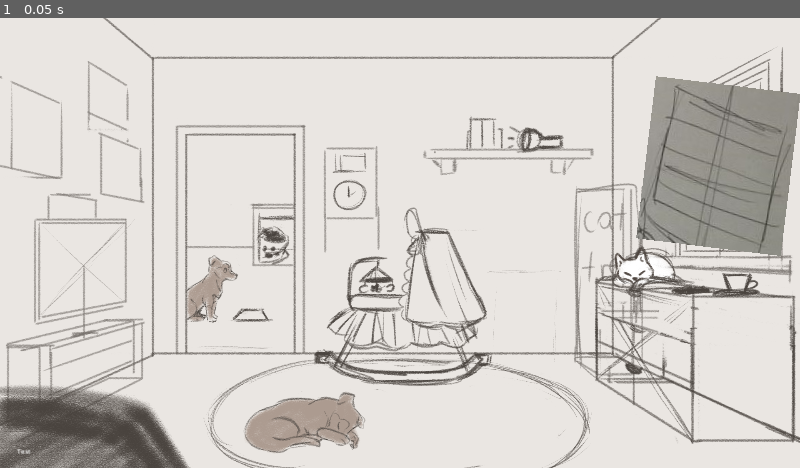
Above: before the commit, frame 1.
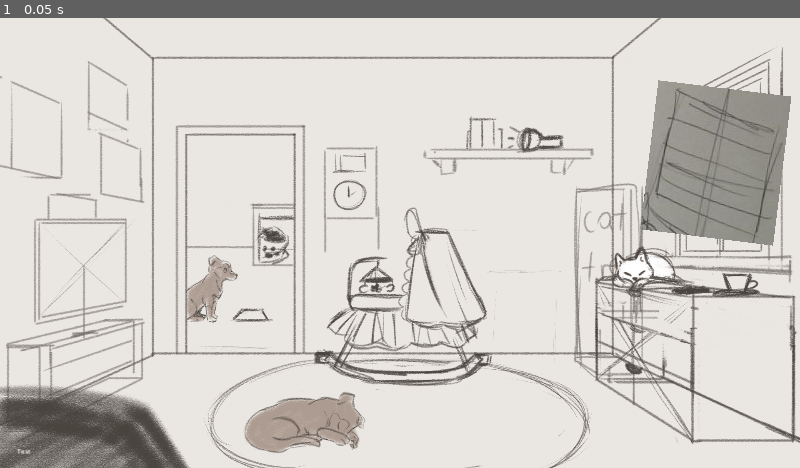
Above: after the commit, the same moment.

Repository: Kadema-FK/Don-t-wake-them-up
Game: Godot game, scene res://Scenes/don't wake her up.tscn
Two runs of this game, one before a commit and one after it. Both use one fixed random seed, a clock stepped at 60 frames per second and the inputs below.
Inputs:
- Up to frame 1 (0.05 s): no input

The runs differ from the first frame. In frame 1, 1.8% of the frame differs, in the area x 79-100%, y 12-53%.

Commit message:
Probably Fixed Widnow

Diff:
--- a/Scenes/don't wake her up.tscn
+++ b/Scenes/don't wake her up.tscn
@@ -23,9 +23,9 @@
 
 [node name="EventTimer" type="Timer" parent="."]
 
-[node name="Widnow" parent="." instance=ExtResource("3_5nxd7")]
-position = Vector2(1548, 162)
-scale = Vector2(2.48, 2.48)
+[node name="Window" parent="." instance=ExtResource("3_ecayh")]
+position = Vector2(1556, 170)
+scale = Vector2(2.28, 2.28)
 
 [connection signal="timeout" from="GameTimer" to="." method="_on_game_timer_timeout"]
 [connection signal="timeout" from="EventTimer" to="." method="_on_event_timer_timeout"]
--- a/Scenes/window_obs.tscn
+++ b/Scenes/window_obs.tscn
@@ -1,6 +1,6 @@
 [gd_scene load_steps=8 format=3 uid="uid://b872cys6jdyfy"]
 
-[ext_resource type="Script" path="res://Scripts/obstacle.gd" id="1_8r6so"]
+[ext_resource type="Script" path="res://Scripts/window_obs.gd" id="1_8r6so"]
 [ext_resource type="Texture2D" uid="uid://mbsq8jaq4woj" path="res://Assets/Images/Obstacles/window.jpg" id="2_27rtw"]
 
 [sub_resource type="Animation" id="Animation_vqcfe"]
@@ -74,15 +74,15 @@
 "RESET": SubResource("Animation_lvcdx")
 }
 
-[node name="Widnow" type="Node2D"]
+[node name="Window" type="Node2D"]
 script = ExtResource("1_8r6so")
 
-[node name="Window" type="Sprite2D" parent="."]
+[node name="Window_sprite" type="Sprite2D" parent="."]
 position = Vector2(71, 78)
 rotation = 0.122173
 texture = ExtResource("2_27rtw")
 
-[node name="AnimationPlayer" type="AnimationPlayer" parent="Window"]
+[node name="AnimationPlayer" type="AnimationPlayer" parent="Window_sprite"]
 libraries = {
 "": SubResource("AnimationLibrary_k0cn8")
 }
--- a/Scripts/don't wake her up.gd
+++ b/Scripts/don't wake her up.gd
@@ -20,6 +20,7 @@
 	var rng = RandomNumberGenerator.new();
 	var time = rng.randf_range(start, end);
 	print ("New time: " + str(time));
+	$Window.start();
 	$EventTimer.start(time);
 
 func _on_game_timer_timeout():
@@ -31,7 +32,6 @@
 	var maks_array = eventTime.size()-1;
 	#print("Maks "+str(maks_array))
 	#print ("Timeout. Game time: "+ str(hour)  + " hour: " + str($GameTimer.time_left) + "s")
-	$Obstacle.start();
 	if hour < maks_array:
 		resetEventTimer(eventTime[hour][0], eventTime[hour][1]);
 	else:
--- a/Scripts/window_obs.gd
+++ b/Scripts/window_obs.gd
@@ -10,11 +10,11 @@
 # Called every frame. 'delta' is the elapsed time since the previous frame.
 func _process(delta):
 	if state == 0 or state == 1:
-		$Window/AnimationPlayer.play("0")
+		$Window_sprite/AnimationPlayer.play("0")
 	if state == 2:
-		$Window/AnimationPlayer.play("2")
+		$Window_sprite/AnimationPlayer.play("2")
 	if state == 3:
-		$Window/AnimationPlayer.play("3")
+		$Window_sprite/AnimationPlayer.play("3")
 
 
 func _input(event):
Not shown: 1 places in Scenes/don't wake her up.tscn that only renumber resources
